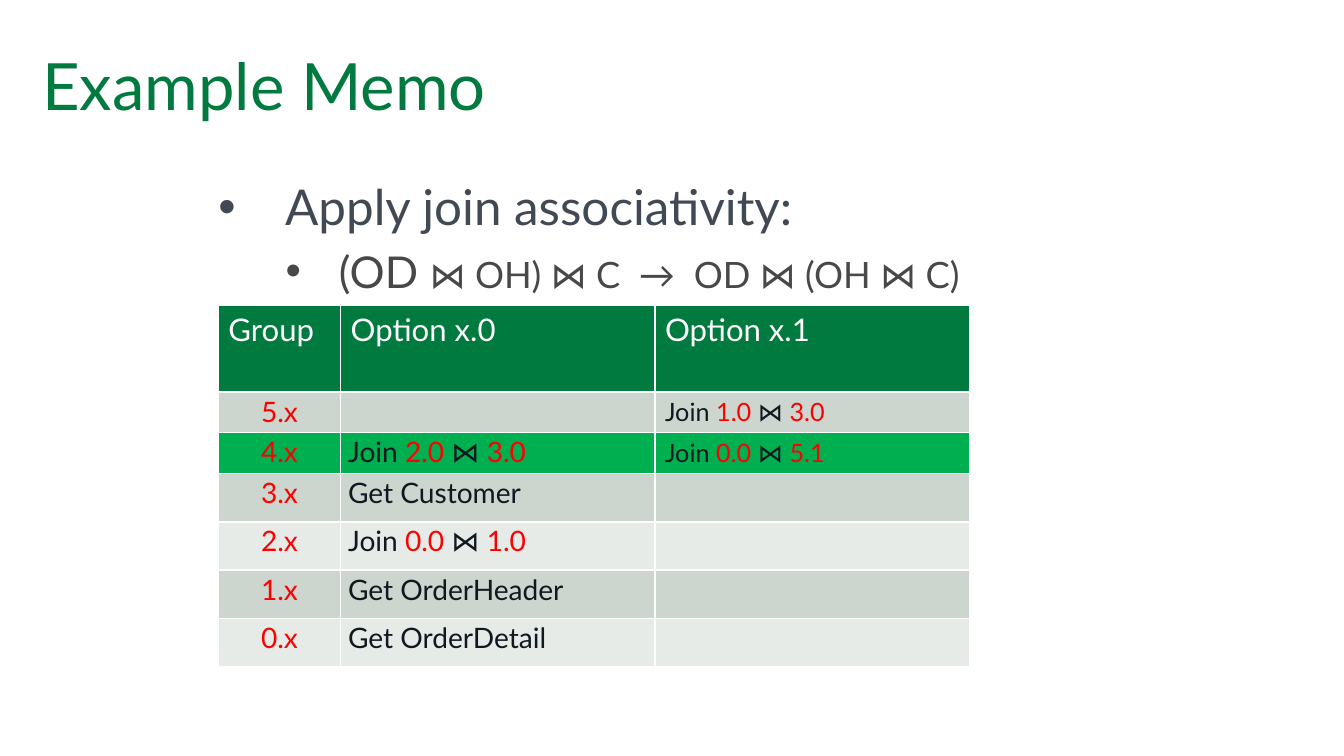
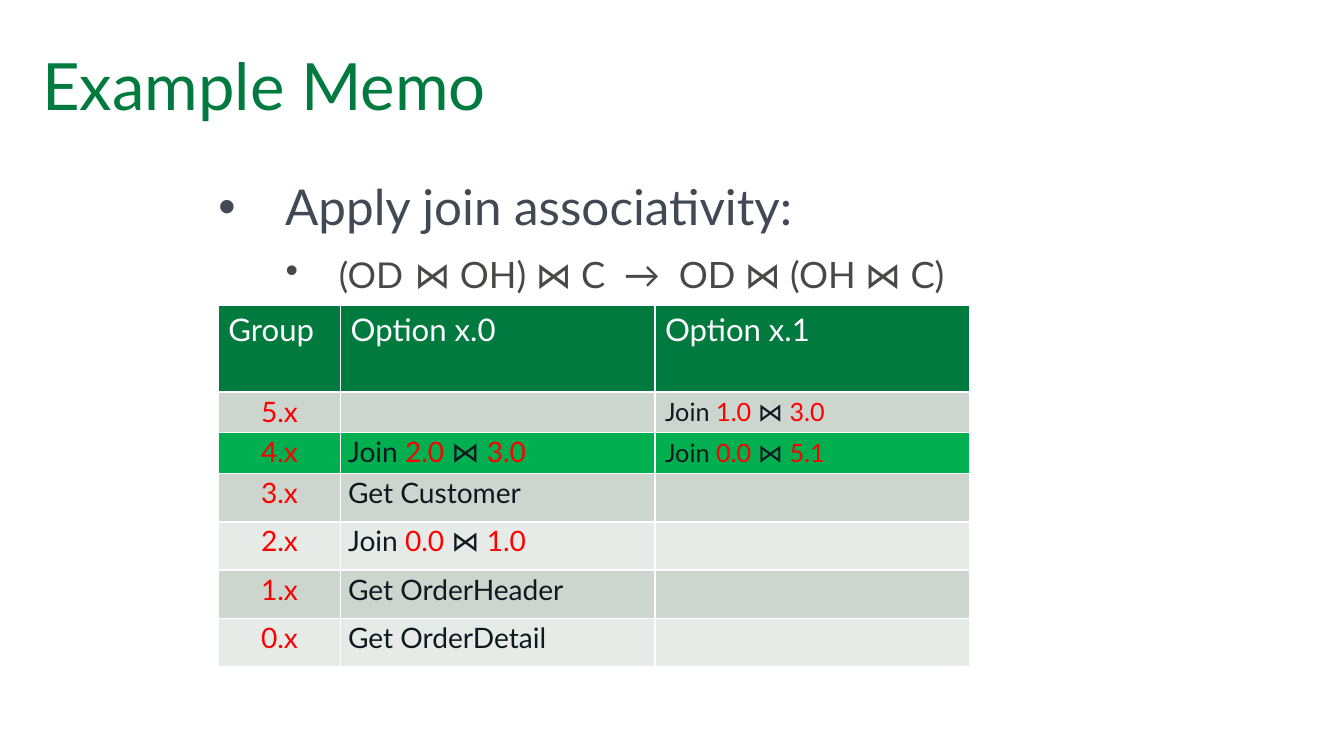
Before and after one commit to tf3604/OptimizerPresentation, a slide deck: slide 55 of Optimizer.pptx. Drawn at 1344x756 pixels with LibreOffice and Linux fonts; fonts in the diff are those of the drawing; background and template pictures are left out. Boxes give left, top, right and bottom in pixels: in the first picture for what was removed or moved away, otherwise in the second. Text is boxed around its words. In the diff, an @@ line names an element or a change of style, - is before the commit and + after.

```diff
--- a/Optimizer.pptx
+++ b/Optimizer.pptx
@@ text at (339, 260, 945, 293): size 29.6 to 24.1 pt in "(OD" @@
```
Also in this commit, not shown: 4 other slides changed.
